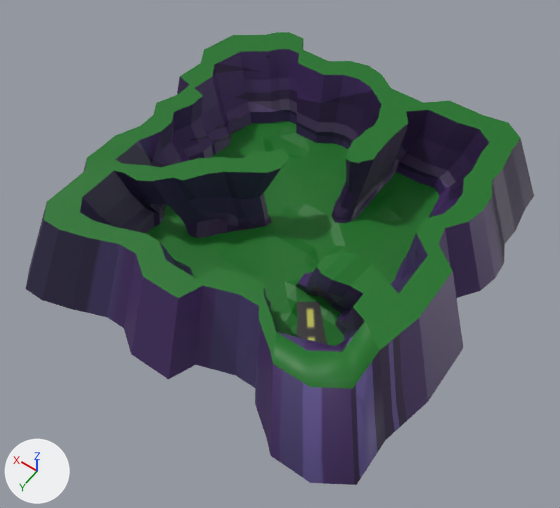
The FBX model Assets/Mis Cosas/Modelos/Mapas/Pelea/Estacion/Mapa Estacion Batalla.fbx, before and after one commit.
Camera for both pictures: a 50 mm camera at (-406.0, 594.0, 839.0) aimed at (-45.0, 88.0, 44.0). Arrows for +X, +Y and +Z are at lower left; the lights stay in place. Where no turn or scale is listed for an object, it has been applied to the vertices.

The first picture shows 'Zona1Batalla'.
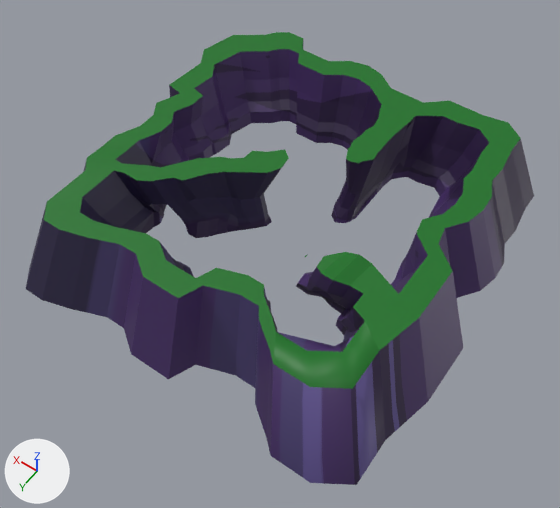
Where the change shows, as pixel boxes [x1, y1, x2, y2] in the pictures (560 x 508 px; the box of a moved part takes in the faces that stretch with it):
part 1 of me_mesh_002, cut back: before [146, 88, 466, 346]; after [378, 88, 466, 179]
part 2 of me_mesh_002, moved or reshaped: before [177, 63, 212, 104]; after [169, 63, 212, 104]

Diff of the bpy script that builds the scene:
```diff
--- a/Assets/Mis Cosas/Modelos/Mapas/Pelea/Estacion/Mapa Estacion Batalla.fbx.py
+++ b/Assets/Mis Cosas/Modelos/Mapas/Pelea/Estacion/Mapa Estacion Batalla.fbx.py
@@ me_mesh_002 @@
 # used by ob_zona1batalla; location = (0.0, 0.0, 0.0)
 # verts and faces of me_mesh_002; kept vertices keep their numbers, new ones are numbered from 1876
 # before: 1791 (241.0, -59.0, 102.0) at pixel (179, 76), 1792 (217.0, -54.0, 102.0) at pixel (190, 84)
-me_mesh_002.from_pydata(...)  # 1876 vertices, 2203 faces; spans x -295.0..294.0, y -291.0..294.0, z -27.0..265.0
+me_mesh_002.from_pydata(...)  # 1632 vertices, 1681 faces; spans x -295.0..294.0, y -291.0..294.0, z -27.0..110.0
+# me_mesh_002 part 1
+# 244 vertices are removed from x -159.0..143.0, y -168.0..157.0, z -5.0..4.0
+# 525 faces are deleted
+# 7 vertices move from x -91.0..-64.0, y -207.0..-162.0, z 20.0..102.0 to x -95.0..-83.0, y -195.0..-160.0, z 20.0..102.0
+# 1 vertex is added at (-86.0, -161.0, 0.0)
+# 3 new faces join them, mat_terreno_batalla_base (picture img_textura_mapa_batalla_base_png)
+# me_mesh_002 part 2
+verts[1791] = (241.0, -36.0, 102.0)  # moved, pixel (169, 84)
+verts[1792] = (217.0, -31.0, 102.0)  # moved, pixel (179, 92)
 me_mesh_002.materials.append(mat_color_suelo)
```
